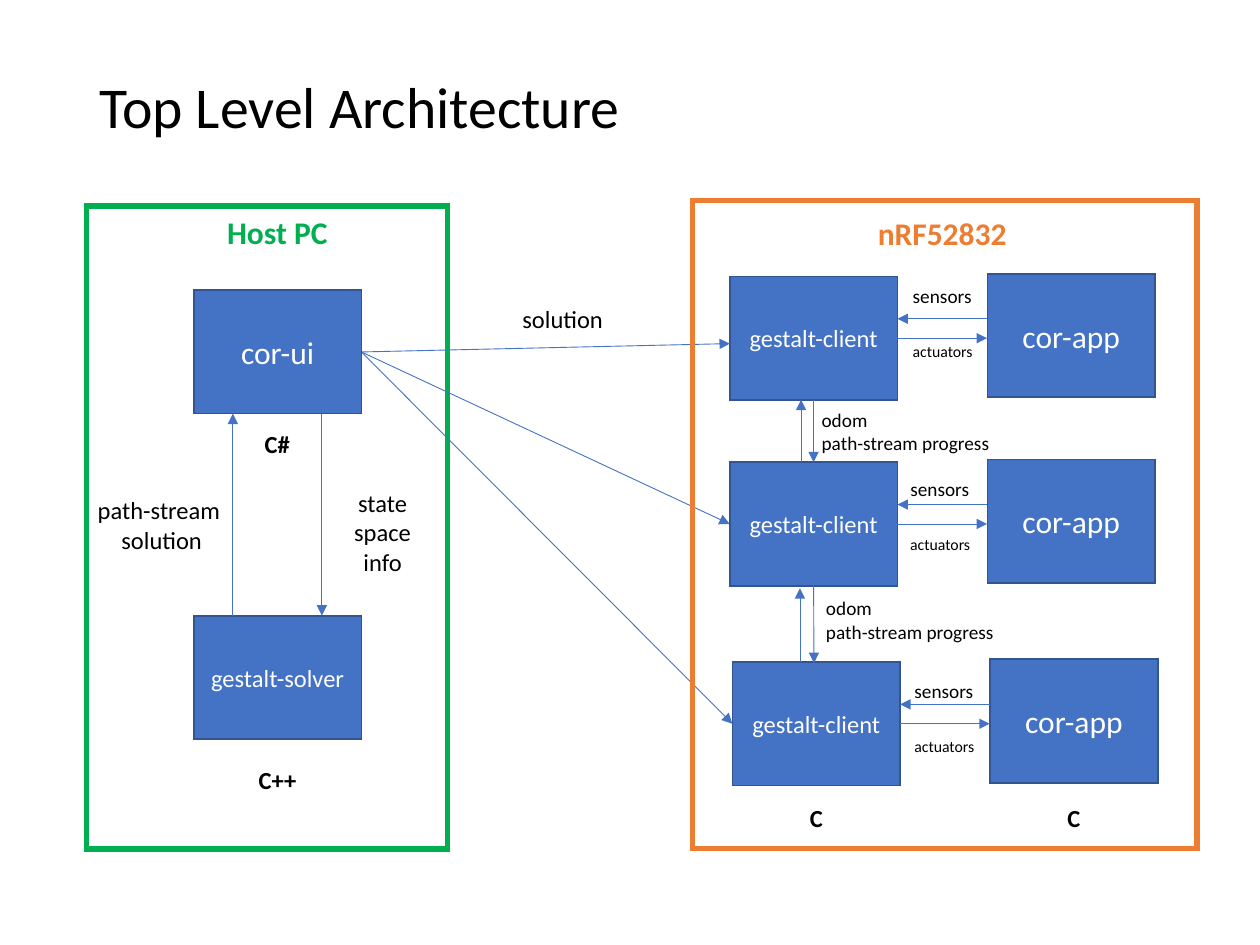
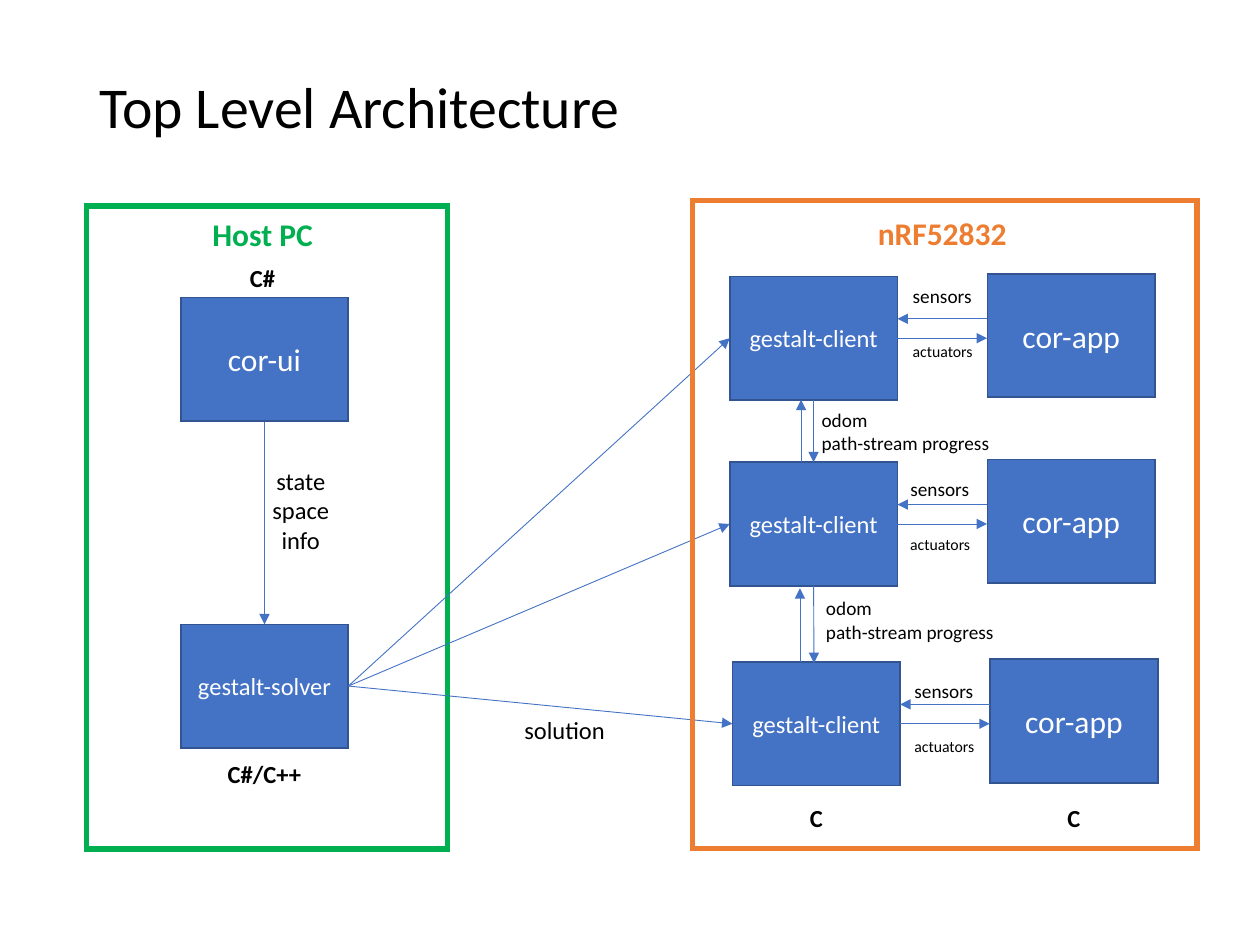
Before and after one commit to gestalt-arch/gestalt-arch, a slide deck: slide 5 of docs/project-spec.pptm. Drawn at 1260x945 pixels with LibreOffice and Linux fonts; fonts in the diff are those of the drawing. Boxes give left, top, right and bottom in pixels: in the first picture for what was removed or moved away, otherwise in the second. Text is boxed around its words. In the diff, an @@ line names an element or a change of style, - is before the commit and + after.

```diff
--- a/docs/project-spec.pptm
+++ b/docs/project-spec.pptm
@@ text "Host PC": place and size @@
-text "Host PC" at (227,223,327,245)
+text "Host PC" at (212,225,312,247)
@@ text "C#": place and size @@
-text "C#" at (265,436,290,453)
+text "C#" at (250,270,275,287)
@@ rectangle "cor-ui": place and size @@
-rectangle "cor-ui" at (194,290,362,413)
+rectangle "cor-ui" at (180,297,348,421)
@@ arrow moved from (362, 352) - (730, 344) to (348, 687) - (730, 338) @@
@@ arrow removed from (233, 616) to (233, 413) @@
@@ arrow moved from (321, 413) - (321, 616) to (265, 421) - (265, 625) @@
@@ text "state": place and size @@
-text "state" at (354,496,411,571)
+text "state" at (272,474,329,549)
@@ text removed at (98,502,220,549) @@
-path-stream
-solution
@@ arrow moved from (362, 352) - (730, 524) to (348, 687) - (730, 524) @@
@@ rectangle "gestalt-solver": place and size @@
-rectangle "gestalt-solver" at (194,616,362,740)
+rectangle "gestalt-solver" at (180,625,348,748)
@@ arrow moved from (362, 352) - (732, 723) to (348, 687) - (732, 723) @@
@@ text "solution": place and size @@
-text "solution" at (522,311,602,328)
+text "solution" at (524,722,604,740)
@@ text at (228,765,301,784): text changed @@
-C++
+C#/C++
```
Also in this commit, not shown: 1 other slide changed, 2 slides added, 1 other file.
